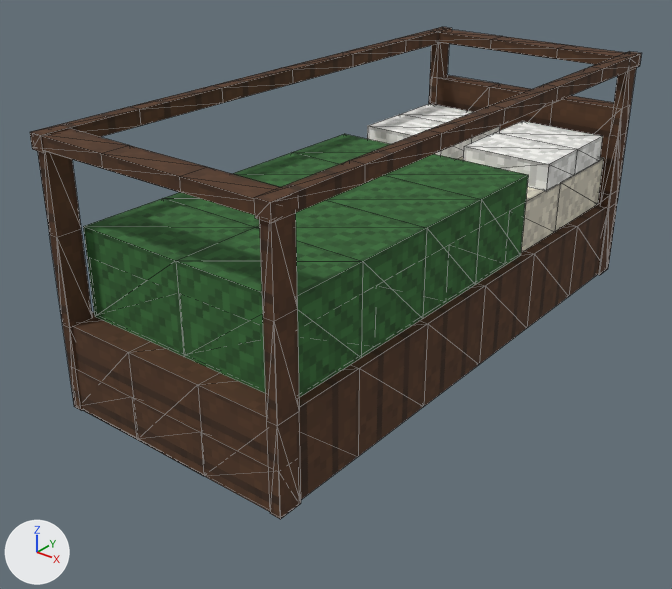
The glTF model art/props-3d/props/blocky/singleBed_11.glb, before and after one commit.
The view is the same before and after, from a 50 mm camera at (2.24, -3.11, 2.22) aimed at (-0.08, -0.21, 0.42). The lights are fixed; the arrows at lower left show +X, +Y and +Z. The older version comes first. Mesh edges are drawn as thin lines. Vertices at exactly the same position are counted once.

The scene before the commit, as lines of its bpy script (objects in view):
```python
me_singlebed_11 = bpy.data.meshes.new('singleBed_11')
me_singlebed_11.from_pydata(...)  # 374 vertices, 616 faces; spans x -0.56..0.56, y -1.31..1.31, z 0.19..1.31
me_singlebed_11.materials.append(mat_blockyprops)  # picture img_blockyatlas
ob_singlebed_11 = bpy.data.objects.new('singleBed_11', me_singlebed_11)
ob_singlebed_11.location = (0.0, 0.0, 0.0)
```
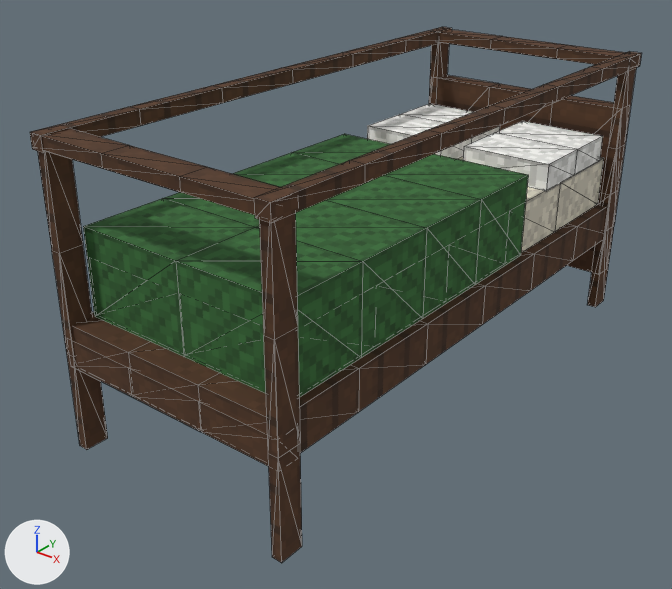
Boxes [x1, y1, x2, y2] around the edits, measured in the pictures (672 x 589 px; the box of a moved part takes in the faces that stretch with it):
'singleBed_11', reshaped (9% taller)
    before: [30, 27, 642, 519]
    after: [30, 27, 642, 563]
part 1 of me_singlebed_11, moved or reshaped
    before: [72, 204, 606, 500]
    after: [72, 204, 606, 453]
part 2 of me_singlebed_11, moved or reshaped
    before: [77, 369, 270, 512]
    after: [73, 340, 269, 466]
part 3 of me_singlebed_11, moved or reshaped
    both: [429, 43, 449, 105]
part 4 of me_singlebed_11, moved or reshaped
    before: [37, 151, 92, 410]
    after: [37, 151, 108, 450]
part 5 of me_singlebed_11, moved or reshaped
    before: [597, 68, 636, 275]
    after: [587, 68, 636, 307]
part 6 of me_singlebed_11, moved or reshaped
    before: [259, 213, 301, 519]
    after: [259, 213, 302, 563]

The change, as a diff of the scene's bpy script:
```diff
--- a/art/props-3d/props/blocky/singleBed_11.glb.py
+++ b/art/props-3d/props/blocky/singleBed_11.glb.py
@@ me_singlebed_11 @@
 # used by ob_singlebed_11; location = (0.0, 0.0, 0.0)
-me_singlebed_11.from_pydata(...)  # 374 vertices, 616 faces; spans x -0.56..0.56, y -1.31..1.31, z 0.19..1.31
+me_singlebed_11.from_pydata(...)  # 374 vertices, 616 faces; spans x -0.56..0.56, y -1.31..1.31, z 0.0..1.31
+# me_singlebed_11 part 1: the loose piece of 60 vertices spanning x -0.54..0.54, y -1.29..1.29, z 0.19..0.56 is scaled about its middle by (1, 1, 0.484), then moved by (0.0, 0.0, 0.1)
+# me_singlebed_11 part 2: the loose piece of 20 vertices spanning x -0.54..0.54, y -1.29..-1.2, z 0.19..0.38 is scaled about its middle by (1, 1, 0.667), then moved by (0.0, 0.0, 0.16)
+# me_singlebed_11 part 3: the loose piece of 20 vertices spanning x -0.55..-0.51, y 1.19..1.3, z 0.19..1.3 is scaled about its middle by (1, 1, 1.17), then moved by (0.0, 0.0, -0.09)
+# me_singlebed_11 part 4: the loose piece of 20 vertices spanning x -0.55..-0.51, y -1.3..-1.19, z 0.19..1.3 is scaled about its middle by (1, 1, 1.17), then moved by (0.0, 0.0, -0.09)
+# me_singlebed_11 part 5: the loose piece of 20 vertices spanning x 0.51..0.55, y 1.19..1.3, z 0.19..1.3 is scaled about its middle by (1, 1, 1.17), then moved by (0.0, 0.0, -0.09)
+# me_singlebed_11 part 6: the loose piece of 20 vertices spanning x 0.51..0.55, y -1.3..-1.19, z 0.19..1.3 is scaled about its middle by (1, 1, 1.17), then moved by (0.0, 0.0, -0.09)
 me_singlebed_11.materials.append(mat_blockyprops)
```
